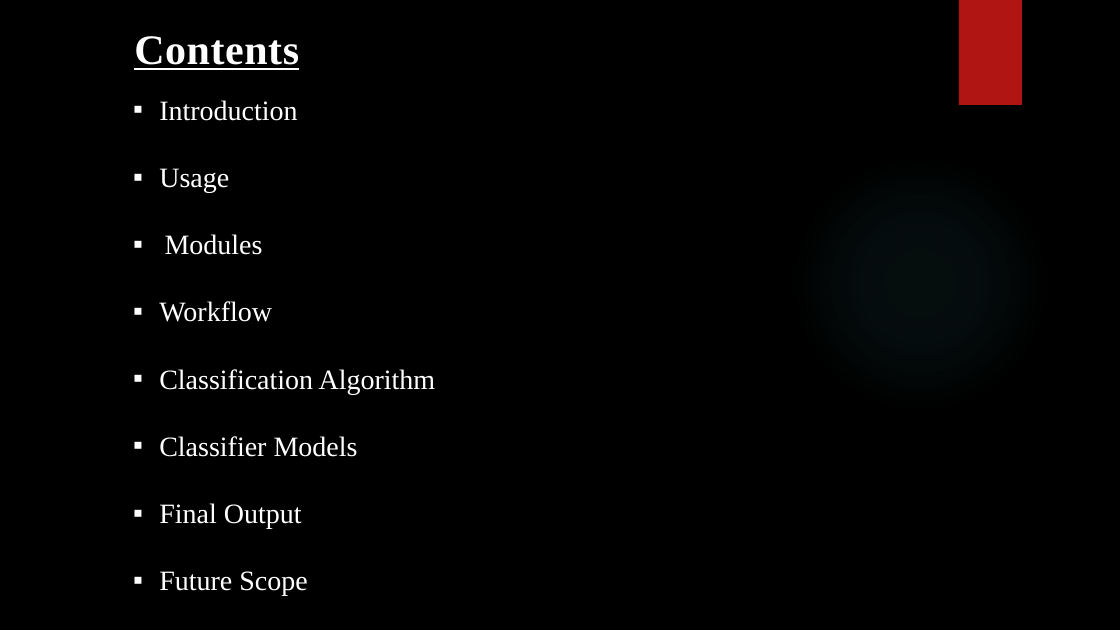
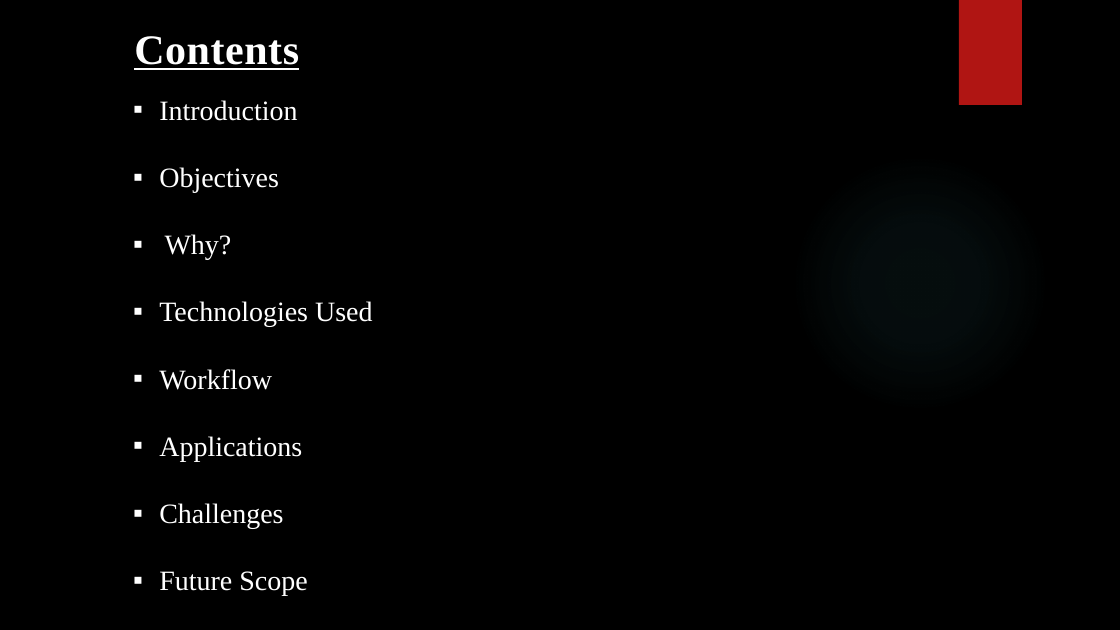
Before and after one commit to thatsabhishek/Gesture-Control-System, a slide deck: slide 2 of Gesture Control System.pptx. Drawn at 1120x630 pixels with LibreOffice and Linux fonts; fonts in the diff are those of the drawing; background and template pictures are left out. Boxes give left, top, right and bottom in pixels: in the first picture for what was removed or moved away, otherwise in the second. Text is boxed around its words. In the diff, an @@ line names an element or a change of style, - is before the commit and + after.

```diff
--- a/Gesture Control System.pptx
+++ b/Gesture Control System.pptx
@@ text at (159, 167, 373, 327): text changed @@
-▪ Usage
-▪ Modules
+▪ Objectives
+▪ Why?
+▪ Technologies Used
@@ text at (159, 436, 302, 529): text changed @@
-▪ Classification Algorithm
-▪ Classifier Models
-▪ Final Output
+▪ Applications
+▪ Challenges
```
Also in this commit, not shown: 1 other slide changed, 13 slides added, 10 slides removed.
